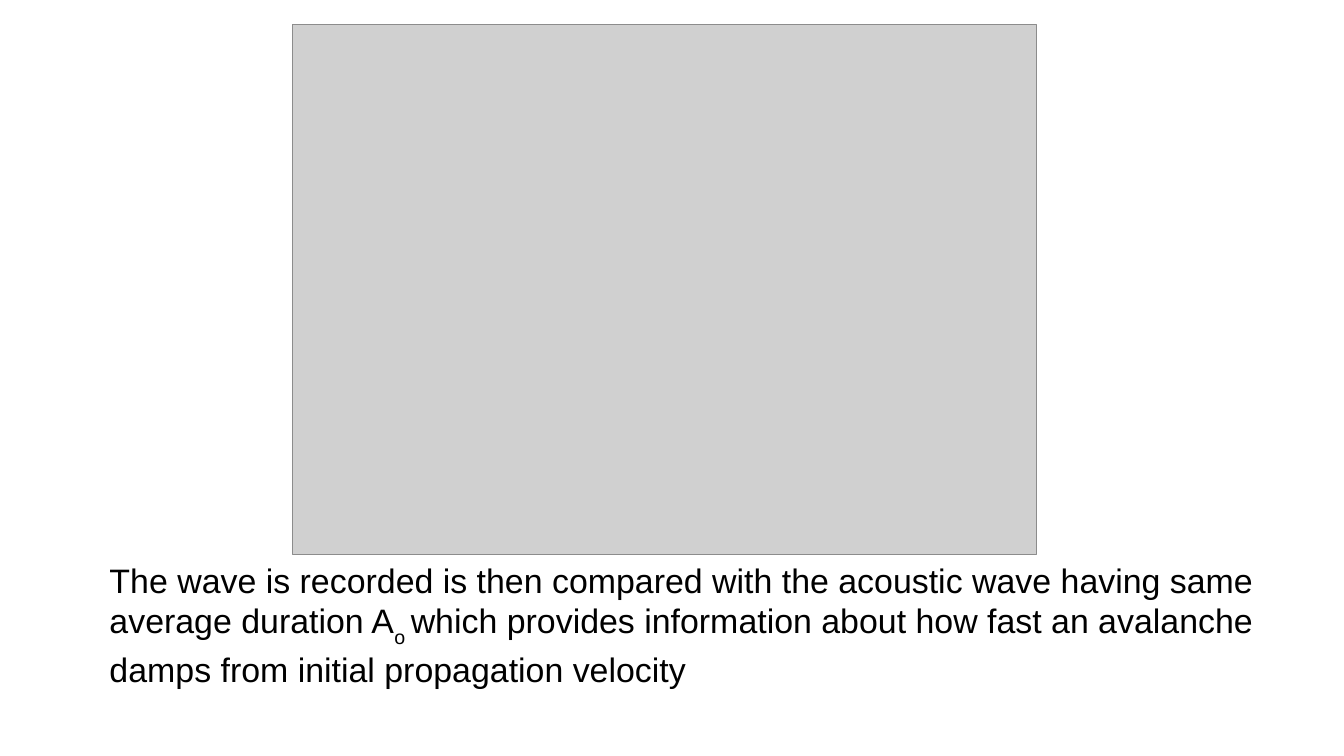
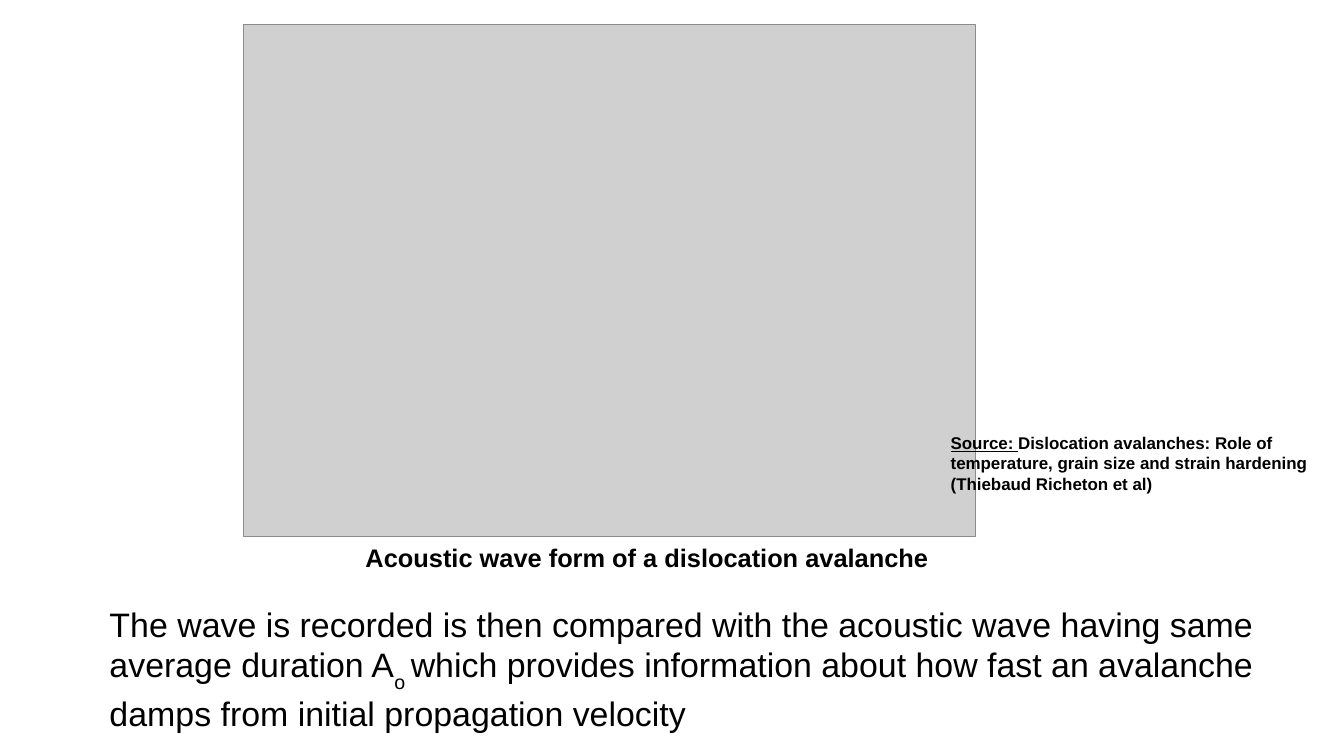
Before and after one commit to ARUN-PRAKASH-95/Journal-club, a slide deck: slide 5 of Presentation/Journalclub.odp. Drawn at 1344x756 pixels with LibreOffice and Linux fonts; fonts in the diff are those of the drawing; grey boxes stand for pictures. Boxes give left, top, right and bottom in pixels: in the first picture for what was removed or moved away, otherwise in the second. Text is boxed around its words. In the diff, an @@ line names an element or a change of style, - is before the commit and + after.

```diff
--- a/Presentation/Journalclub.odp
+++ b/Presentation/Journalclub.odp
@@ picture: place and size @@
-picture at (293,24,1037,555)
+picture at (244,24,976,537)
@@ text added at (951,435,1307,494), 10 pt, text #000000, bold @@
+Source: Dislocation avalanches: Role of temperature, grain size and strain hardening (Thiebaud Richeton et al)
@@ text added at (365,548,928,568), 15 pt, text #000000, bold @@
+Acoustic wave form of a dislocation avalanche
@@ text "The wave is recorded is ...": place and size @@
-text "The wave is recorded is ..." at (109,568,1253,689)
+text "The wave is recorded is ..." at (109,612,1253,733)
```
Also in this commit, not shown: 15 other slides changed, 1 slide added, 1 other file.
